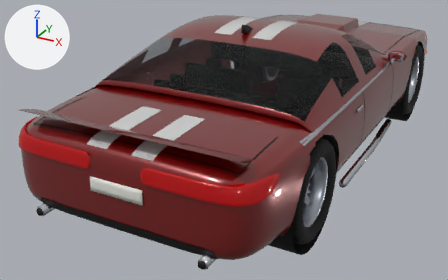
Before and after pictures for a commit that changed the glTF model ragdoll-crash-physics/blender/out/MuscleCar.glb.
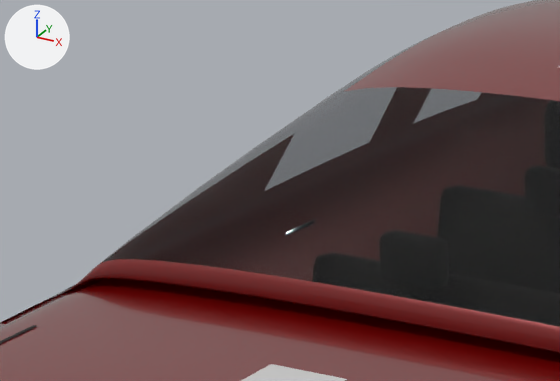
The first picture shows the older version from a 50 mm lens placed at (8.36, -18.79, 9.06), pointed at (-1.11, -1.58, 0.46). The close-ups show the older and then the newer version on the part from 17% to 48% of the width and 6% to 39% of the height of that picture. Only the edits that show in the close-ups are written down. The lights are fixed; the arrows at upper left show +X, +Y and +Z. Vertices at exactly the same position are counted once.

The first close-up shows 'MuscleCar_Body', 'MuscleCar_Trim'.
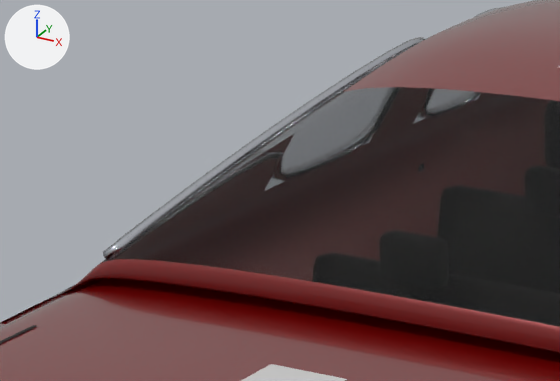
Location of each change, [x1, y1, x2, y2] in pixels of the close-ups (560 x 381 px):
'MuscleCar_Trim', reshaped
    before: [0, 100, 560, 344]
    after: [0, 7, 560, 344]
part 1 of me_musclecar_trim, deleted
    before: [285, 219, 315, 236]
part 2 of me_musclecar_trim, added
    after: [103, 7, 503, 261]

The change, as a list of edits to the scene's bpy script:
```text
Add mat_pillarblack:
    mat_pillarblack = bpy.data.materials.new('PillarBlack')
    # nodes: BsdfPrincipled, Mix, OutputMaterial, VertexColor
    # colours: black #050607, mixed with the vertex colours
Add mat_pocket:
    mat_pocket = bpy.data.materials.new('Pocket')
    # nodes: BsdfPrincipled, Mix, OutputMaterial, VertexColor
    # colours: black #0a0b0d, mixed with the vertex colours
Change me_musclecar_trim:
    used by ob_musclecar_trim; location = (0.0, 0.0, 0.0)
    remove me_musclecar_trim.from_pydata(...)  # 4928 vertices, 8214 faces; spans x -3.9..3.9, y -9.0..8.8, z -0.3..4.8
    add me_musclecar_trim.from_pydata(...)  # 7379 vertices, 12810 faces; spans x -3.9..3.9, y -9.0..8.8, z -0.3..4.8
    me_musclecar_trim part 1: the loose piece of 56 vertices spanning x -3.7, y -2.4..-1.9, z 2.6..2.7 is deleted
    me_musclecar_trim part 2: 1106 vertices added at x -3.8..-2.7, y -5.3..1.6, z 2.5..4.3
    other edits to the shape of me_musclecar_trim do not show in these pictures
    add me_musclecar_trim.materials.append(mat_pocket)
    add me_musclecar_trim.materials.append(mat_pillarblack)
```
